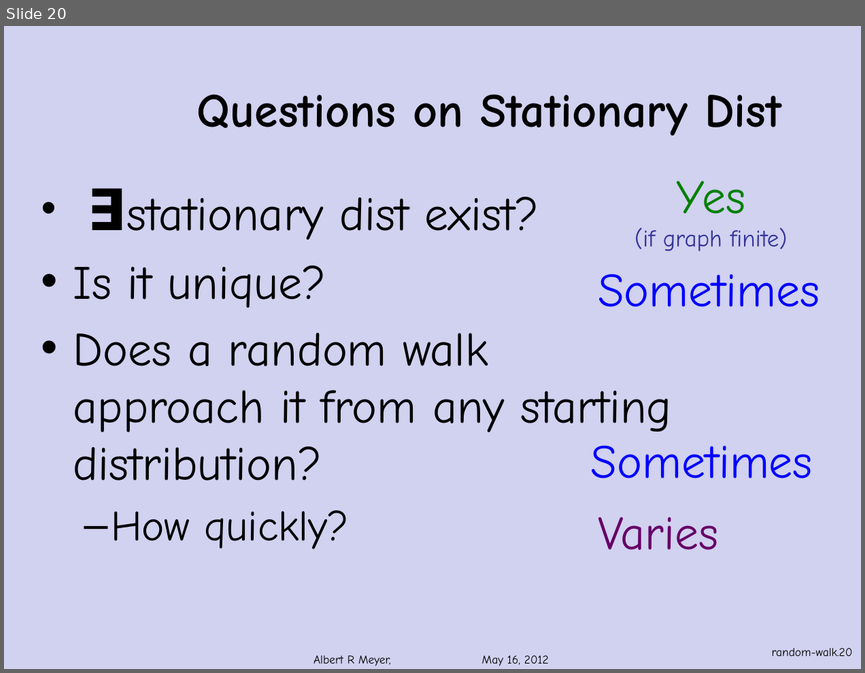
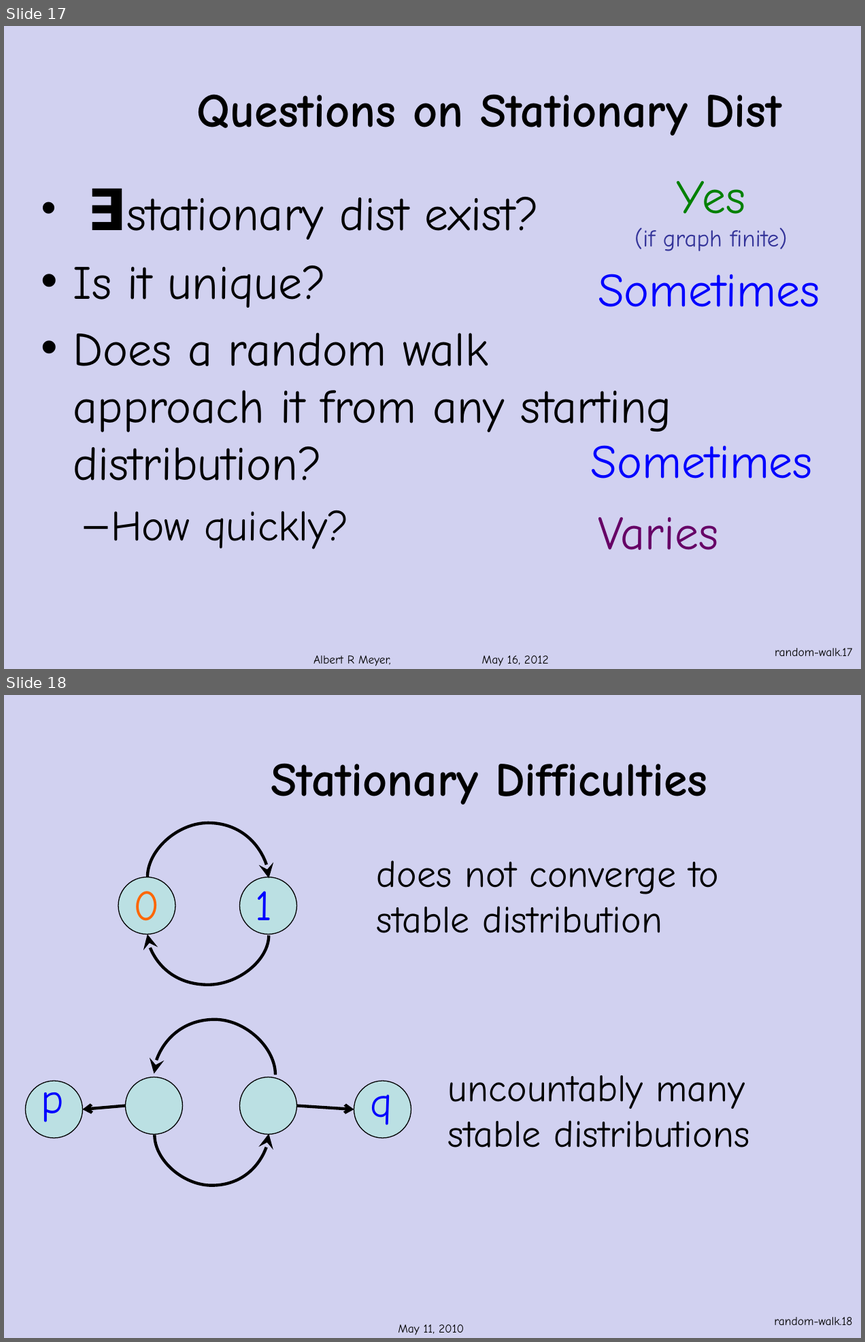
Before and after one commit to armeyer/mcs_web, a slide deck: fall13/slidesF13/random-walks.pptx. Shown one above the other, each under a label of ours: slide 20 before the commit, slides 17 and 18 after it. The pictures are 865x673 and 865x1342 pixels, drawn with LibreOffice and Linux fonts; fonts in the diff are those of the drawing; background and template pictures are left out. Boxes give left, top, right and bottom in pixels: in the first picture for what was removed or moved away, otherwise in the second. Text is boxed around its words. In the diff, an @@ line names an element or a change of style, - is before the commit and + after.

Commit message:
revising random-walks.pptx

```diff
--- a/fall13/slidesF13/random-walks.pptx
+++ b/fall13/slidesF13/random-walks.pptx
@@ slide 18 added at [4,695,861,1338], background #D1D1F0 @@
@@ title added at [271,763,707,804], 40 pt, text #000000, bold @@
+Stationary Difficulties
@@ text added at [377,860,719,933], 32 pt, text #000000 @@
+does not converge to
+stable distribution
@@ text added at [134,891,151,934], 36 pt, text #0000FF @@
+1
@@ text added at [255,891,281,934], 36 pt, text #FF6600 @@
+0
@@ group added at [118,823,297,985]: 2 ellipses, 2 curved arrows, 2 texts @@
+0
+1
@@ text added at [41,1080,63,1122], 36 pt, text #0000FF @@
+p
@@ text added at [370,1080,392,1125], 36 pt, text #0000FF @@
+q
@@ text added at [448,1075,750,1147], 32 pt, text #000000 @@
+uncountably many
+stable distributions
@@ group added at [26,1019,411,1185]: 4 ellipses, 2 curved arrows, 2 arrows @@
@@ text added at [398,1324,464,1335], 10 pt, text #000000 @@
+May 11, 2010
@@ page number added at [774,1317,852,1325], 10 pt, text #000000 @@
+random-walk.18
@@ what was slide 20 is now slide 17 @@
@@ page number at [774,648,852,656]: text changed @@
-random-walk.20
+random-walk.17
```
Also in this commit, not shown: 11 slides changed, 2 other slides added.
